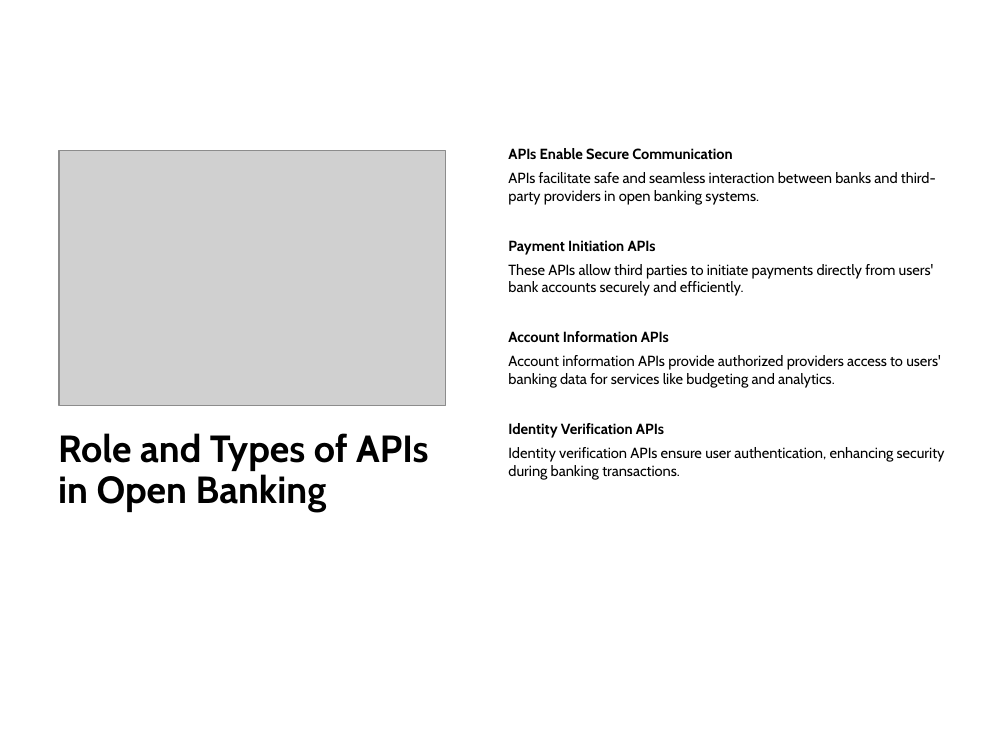
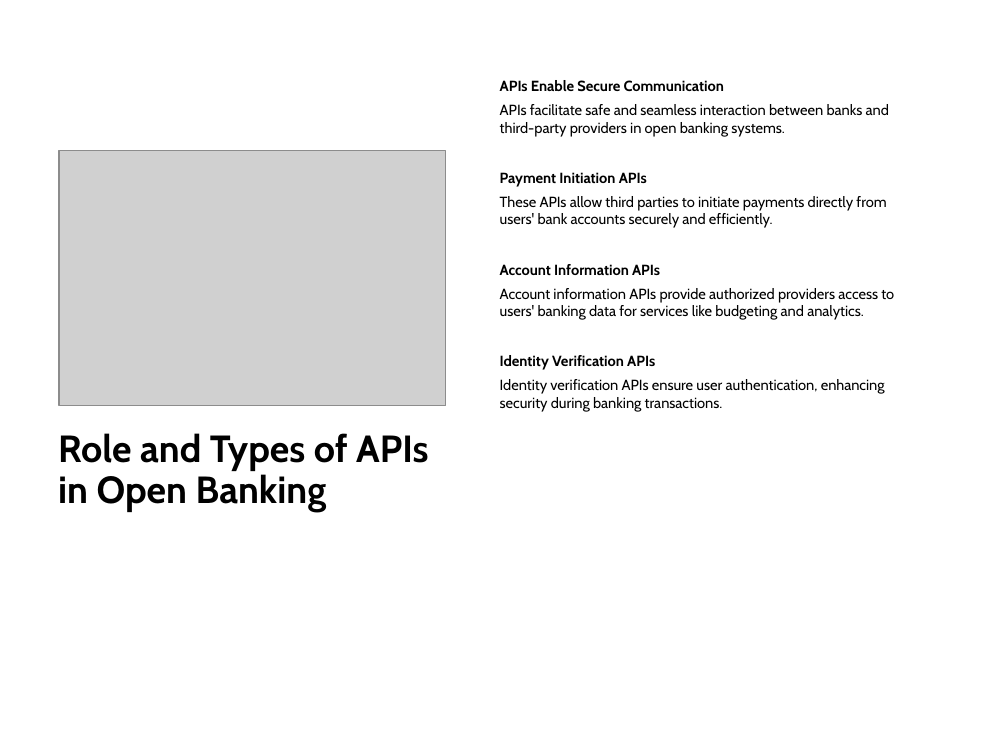
Before and after one commit to complicatedintegral/csft-sem-5-material, a slide deck: slide 16 of bt/bt theory/Class 7 - Introduction to Core Banking Platform Engineering - Country Dimensions and Solution D.pptx (slide 17 before the commit). Drawn at 1008x756 pixels with LibreOffice and Linux fonts; fonts in the diff are those of the drawing; grey boxes stand for pictures. Boxes give left, top, right and bottom in pixels: in the first picture for what was removed or moved away, otherwise in the second. Text is boxed around its words. In the diff, an @@ line names an element or a change of style, - is before the commit and + after.

```diff
--- a/bt/bt theory/Class 7 - Introduction to Core Banking Platform Engineering - Country Dimensions and Solution D.pptx
+++ b/bt/bt theory/Class 7 - Introduction to Core Banking Platform Engineering - Country Dimensions and Solution D.pptx
@@ text "APIs Enable Secure Communication" rewrapped from [508, 148, 945, 480] to [500, 80, 894, 412] @@
```
Also in this commit, not shown: 1 slide removed, 58 other files.
